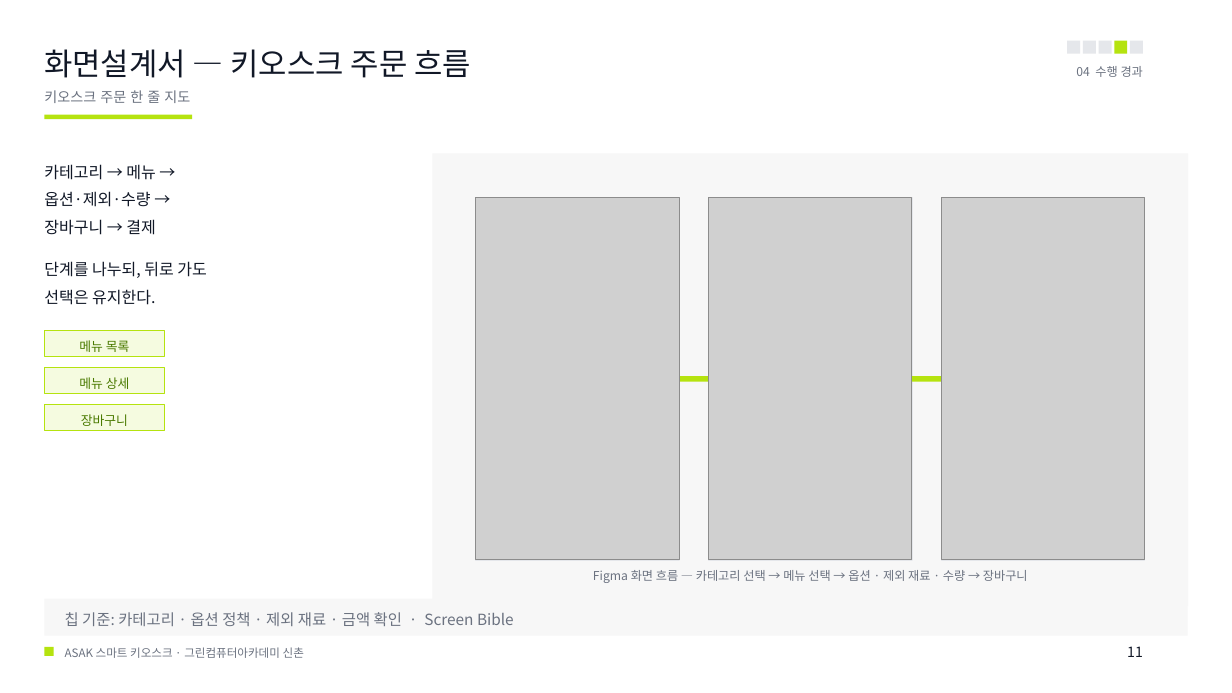
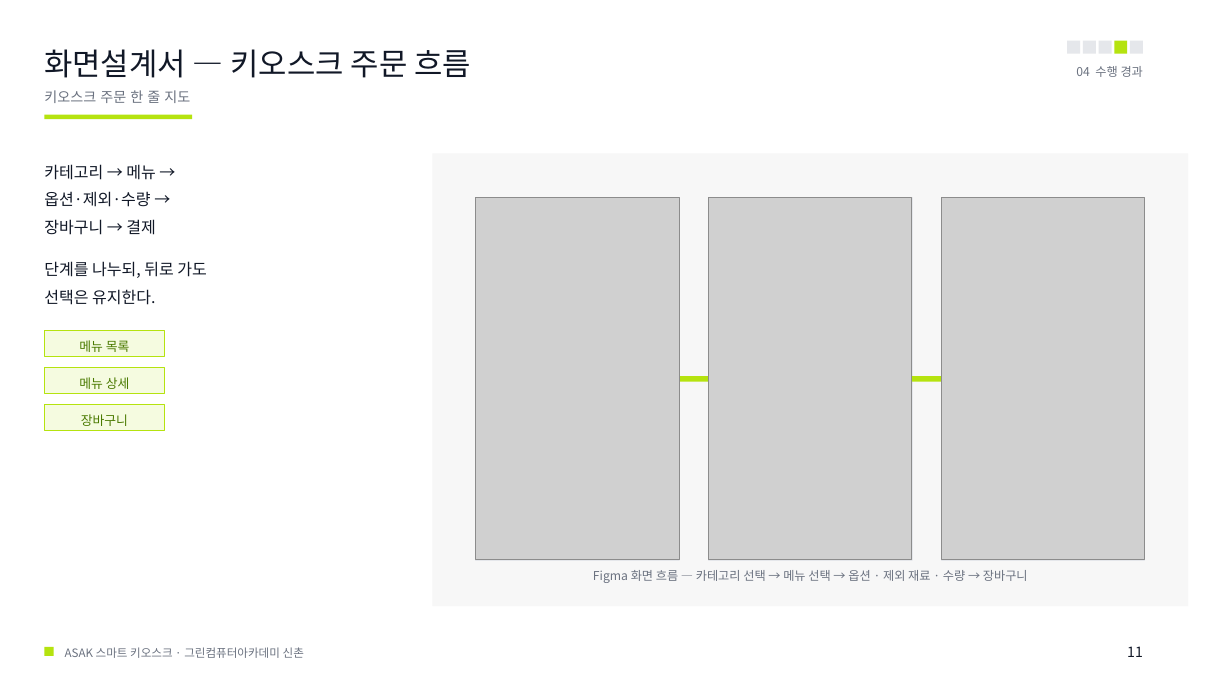
Before and after one commit to hagenie128/ASAK, a slide deck: slide 11 of docs/00_presentation/00_ppt/ASAK_샐러드_스마트키오스크_수정3_20260811.pptx. Drawn at 1232x693 pixels with LibreOffice and Linux fonts; fonts in the diff are those of the drawing; grey boxes stand for pictures. Boxes give left, top, right and bottom in pixels: in the first picture for what was removed or moved away, otherwise in the second. Text is boxed around its words. In the diff, an @@ line names an element or a change of style, - is before the commit and + after.

```diff
--- a/docs/00_presentation/00_ppt/ASAK_샐러드_스마트키오스크_수정3_20260811.pptx
+++ b/docs/00_presentation/00_ppt/ASAK_샐러드_스마트키오스크_수정3_20260811.pptx
@@ rectangle removed at <box>44,599,1188,636</box> @@
@@ text removed at <box>65,612,514,626</box> @@
-칩 기준: 카테고리 · 옵션 정책 · 제외 재료 · 금액 확인 · Screen Bible
```
Also in this commit, not shown: 5 other slides changed, 2 other files.
